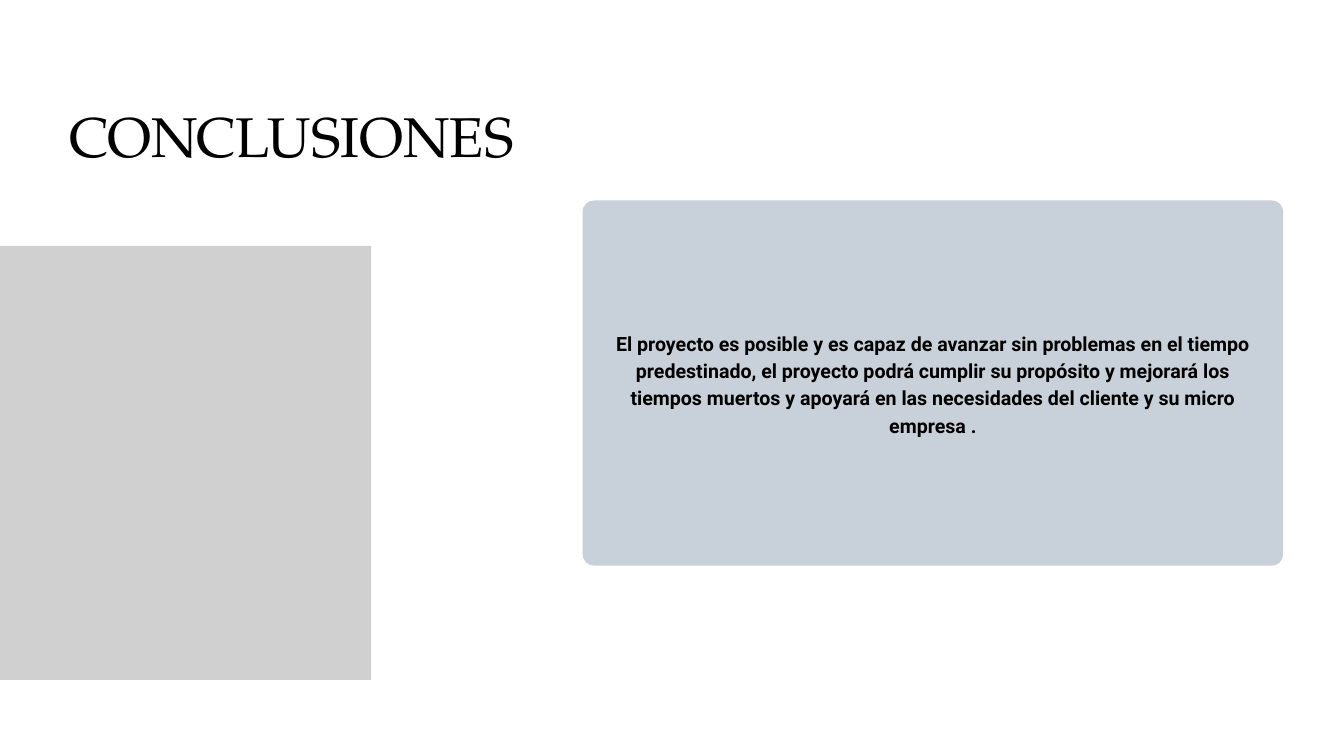
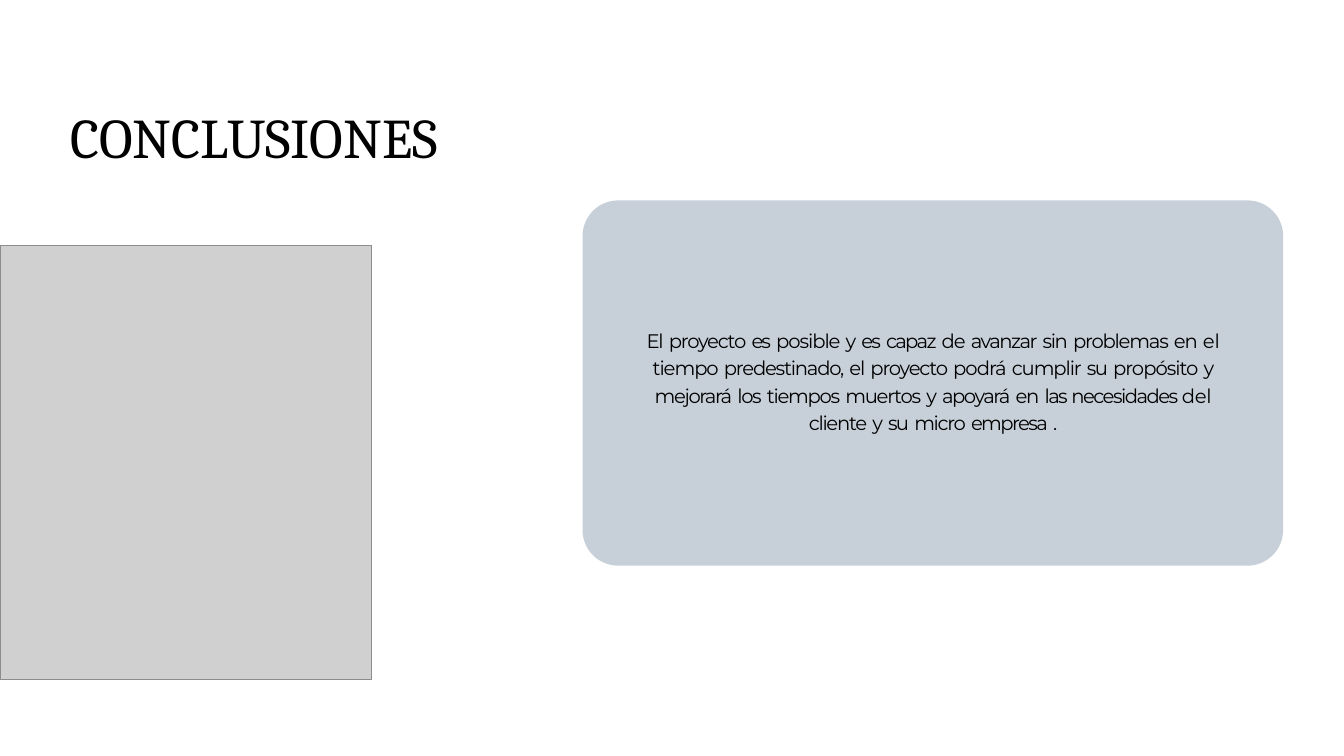
Before and after one commit to slashmagma/Proyecto_Optimisacion_MANANI-, a slide deck: slide 18 of fase 1/Evidencias_Grupales/Presentacíon Proyecto.pptx. Drawn at 1344x756 pixels with LibreOffice and Linux fonts; fonts in the diff are those of the drawing; grey boxes stand for pictures. Boxes give left, top, right and bottom in pixels: in the first picture for what was removed or moved away, otherwise in the second. Text is boxed around its words. In the diff, an @@ line names an element or a change of style, - is before the commit and + after.

```diff
--- a/fase 1/Evidencias_Grupales/Presentacíon Proyecto.pptx
+++ b/fase 1/Evidencias_Grupales/Presentacíon Proyecto.pptx
@@ title "CONCLUSIONES" at box(71, 120, 438, 159): font TeX Gyre Pagella to Cambria, letter spacing 0 to -0.1 pt; line spacing 63pt to 1; more space between paragraphs @@
@@ freeform shape at box(583, 200, 1284, 566): fill #C8D1D9 to #C7D0D9; outline redrawn @@
@@ text "El proyecto es posible y ...": place and size @@
-text "El proyecto es posible y ..." at box(616, 336, 1249, 437)
+text "El proyecto es posible y ..." at box(647, 333, 1220, 434)
@@ text "El proyecto es posible y ..." at box(647, 333, 1220, 434): font Roboto to Montserrat, bold off; letter spacing 0 to -1.5 pt in "El mejorará"; letter spacing 0 to -1.3 pt in "proyecto problemas predestinado, proyecto"; letter spacing 0 to -2.1 pt in "es es"; letter spacing 0 to -1.1 pt in "posible tiempo podrá propósito"; letter spacing 0 to -0.8 pt in "y y y"; letter spacing 0 to -1.9 pt in "capaz"; letter spacing 0 to -1.2 pt in "de el cumplir"; letter spacing 0 to -1.6 pt in "avanzar sin apoyará necesidades"; letter spacing 0 to -1.4 pt in "en los tiempos muertos en cliente micro"; letter spacing 0 to -0.2 pt in "el del"; letter spacing 0 to -1.8 pt in "su las su"; letter spacing 0 to -0.5 pt in "y ."; letter spacing 0 to -1.7 pt in "empresa"; indent changed; line spacing 29.4pt to 1.16; more space between paragraphs @@
```
Also in this commit, not shown: 19 other slides changed.
